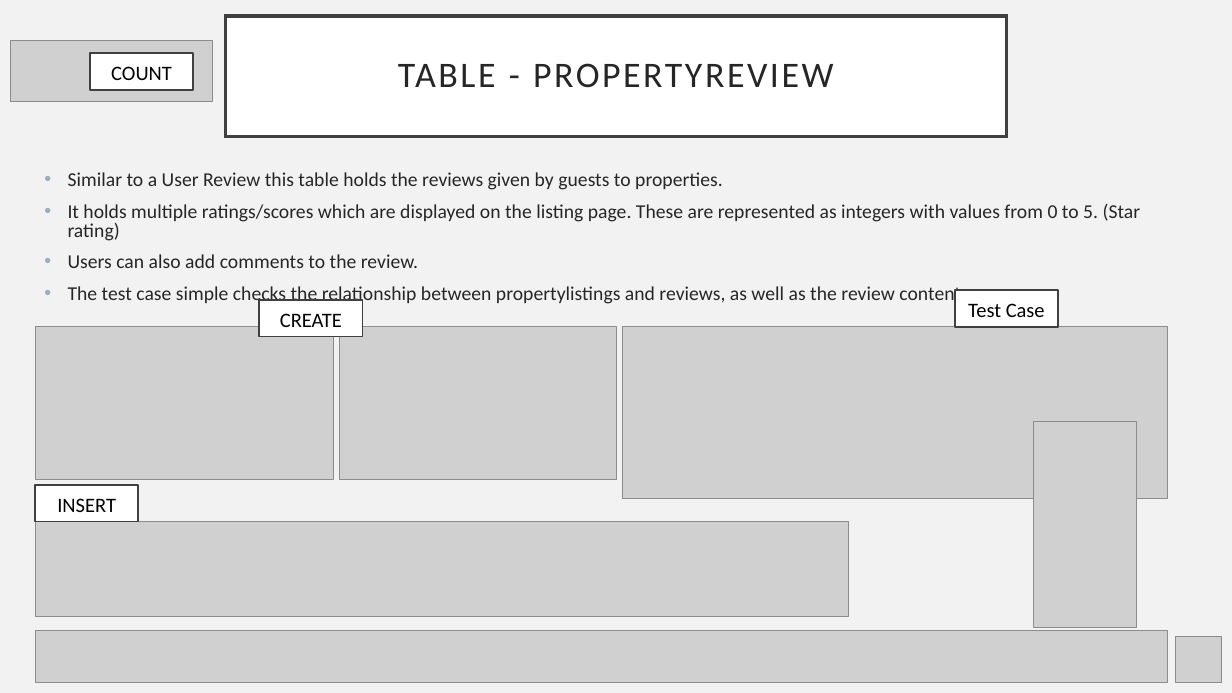
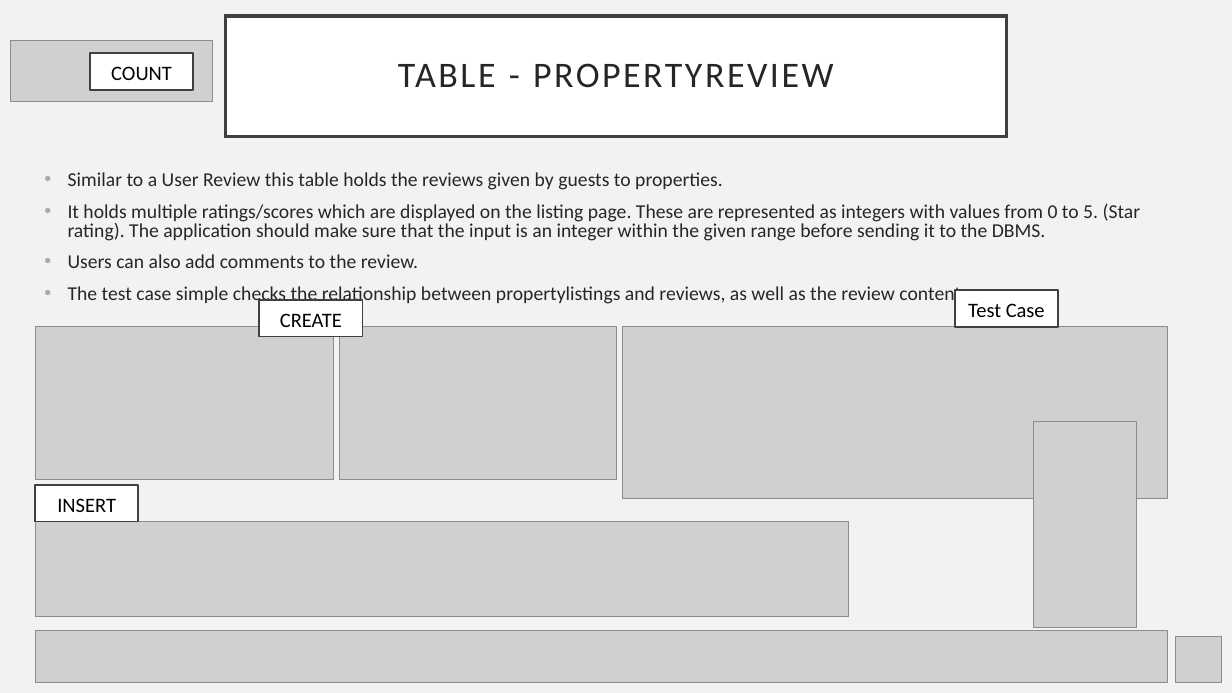
Before and after one commit to LeftEmpty/AirBnB_DBMS_Imitation, a slide deck: slide 21 of phase_2/phase_2_db_presentation.pptx. Drawn at 1232x693 pixels with LibreOffice and Linux fonts; fonts in the diff are those of the drawing; grey boxes stand for pictures. Boxes give left, top, right and bottom in pixels: in the first picture for what was removed or moved away, otherwise in the second. Text is boxed around its words. In the diff, an @@ line names an element or a change of style, - is before the commit and + after.

```diff
--- a/phase_2/phase_2_db_presentation.pptx
+++ b/phase_2/phase_2_db_presentation.pptx
@@ text at (68,204,1141,241): text changed @@
-• It holds multiple ratings/scores which are displayed on the listing page. These are represented as integers with values from 0 to 5. (Star rating)
+• It holds multiple ratings/scores which are displayed on the listing page. These are represented as integers with values from 0 to 5. (Star rating). The application should make sure that the input is an integer within the given range before sending it to the DBMS.
```
Also in this commit, not shown: 23 other slides changed, 11 other files.
